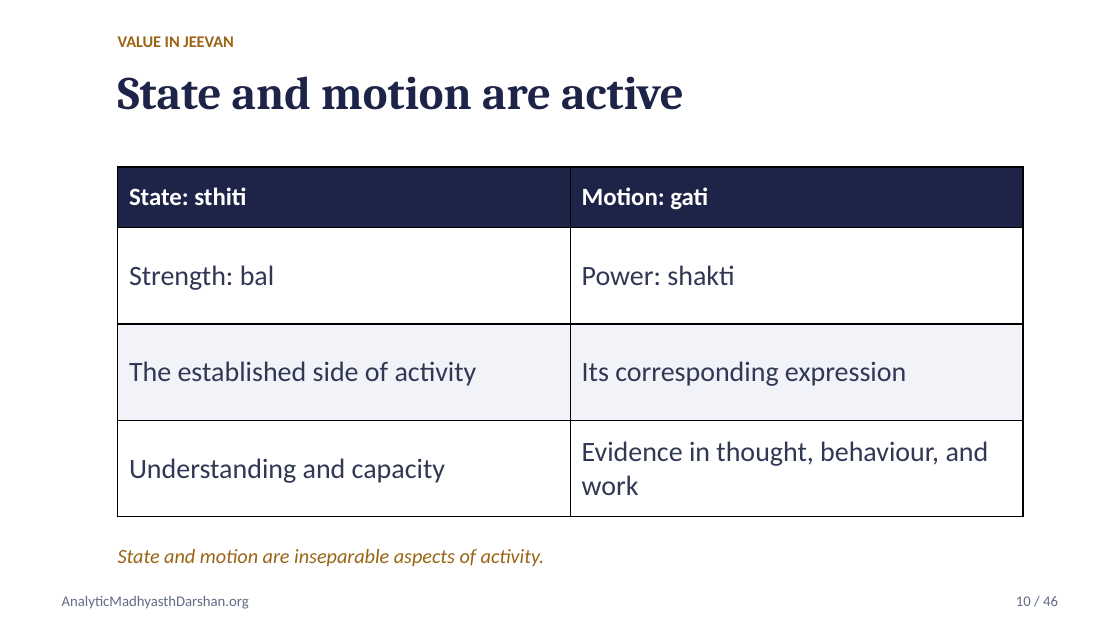
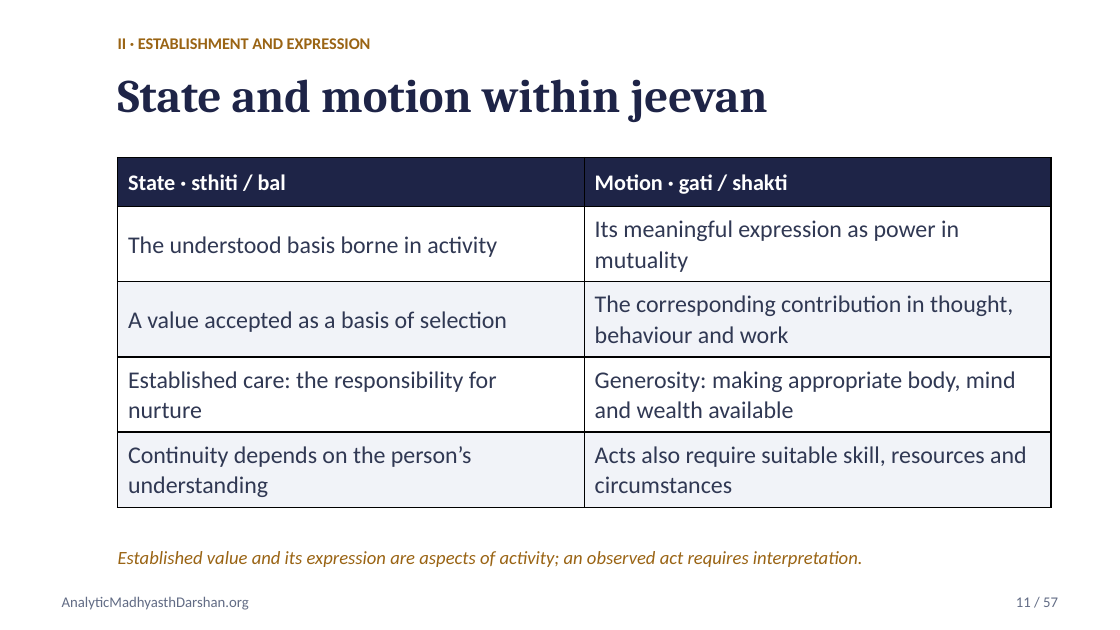
Before and after one commit to raghavamohan/AnalyticMadhyasthDarshan, a slide deck: slide 11 of Studies/Axiology-Value-Theory/Axiology-Value-Theory-Madhyasth-Darshan.pptx (slide 10 before the commit). Drawn at 1120x630 pixels with LibreOffice and Linux fonts; fonts in the diff are those of the drawing. Boxes give left, top, right and bottom in pixels: in the first picture for what was removed or moved away, otherwise in the second. Text is boxed around its words. In the diff, an @@ line names an element or a change of style, - is before the commit and + after.

Commit message:
Expand axiology companion deck with detailed value framework

```diff
--- a/Studies/Axiology-Value-Theory/Axiology-Value-Theory-Madhyasth-Darshan.pptx
+++ b/Studies/Axiology-Value-Theory/Axiology-Value-Theory-Madhyasth-Darshan.pptx
@@ text at [118,38,371,49]: text changed @@
-VALUE IN JEEVAN
+II · ESTABLISHMENT AND EXPRESSION
@@ text at [118,79,768,122]: text changed @@
-State and motion are active
+State and motion within jeevan
@@ table at [118,158,1052,507] @@
-row 1: State: sthiti | Motion: gati
-row 2: Strength: bal | Power: shakti
-row 3: The established side of activity | Its corresponding expression
-row 4: Understanding and capacity | Evidence in thought, behaviour, and work
+row 1: State · sthiti / bal | Motion · gati / shakti
+row 2: The understood basis borne in activity | Its meaningful expression as power in mutuality
+row 3: A value accepted as a basis of selection | The corresponding contribution in thought, behaviour and work
+row 4: Established care: the responsibility for nurture | Generosity: making appropriate body, mind and wealth available
+row 5: Continuity depends on the person’s understanding | Acts also require suitable skill, resources and circumstances
@@ table: place and size @@
-table at [118,167,1023,516]
+table at [118,158,1052,507]
@@ text at [118,551,863,567]: text changed; size 13 to 12 pt @@
-State and motion are inseparable aspects of activity.
+Established value and its expression are aspects of activity; an observed act requires interpretation.
@@ text at [1016,597,1058,607]: text changed @@
-10 / 46
+11 / 57
```
Also in this commit, not shown: 18 other slides changed, 38 slides added, 27 slides removed, 1 other file.
